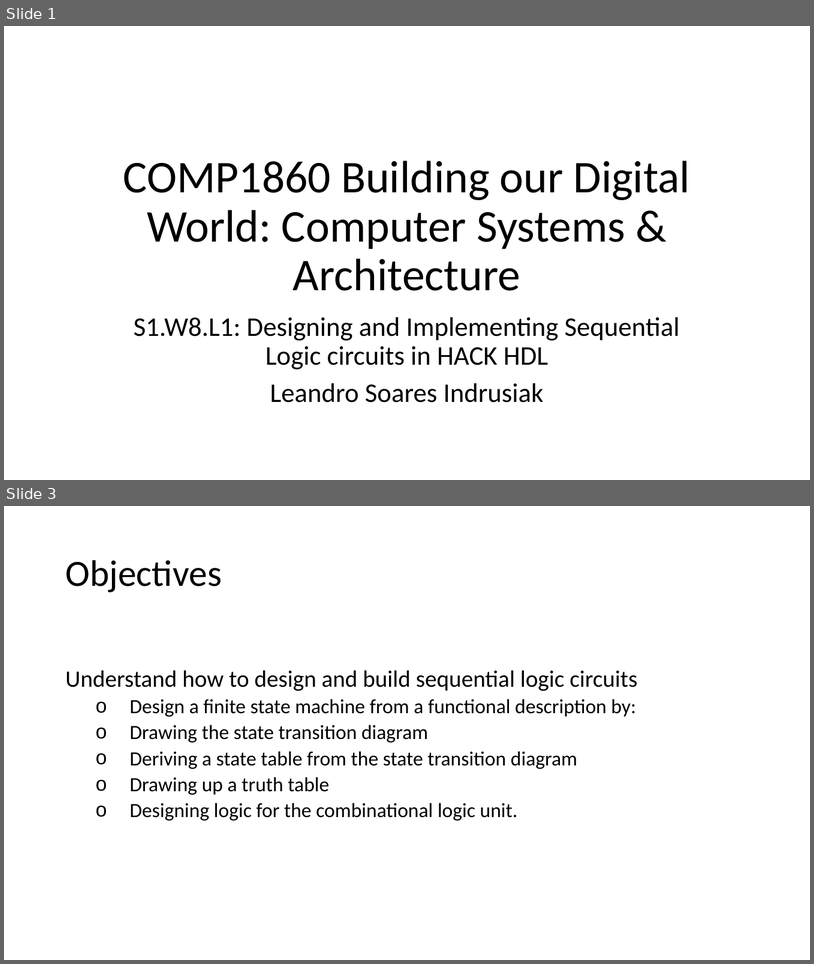
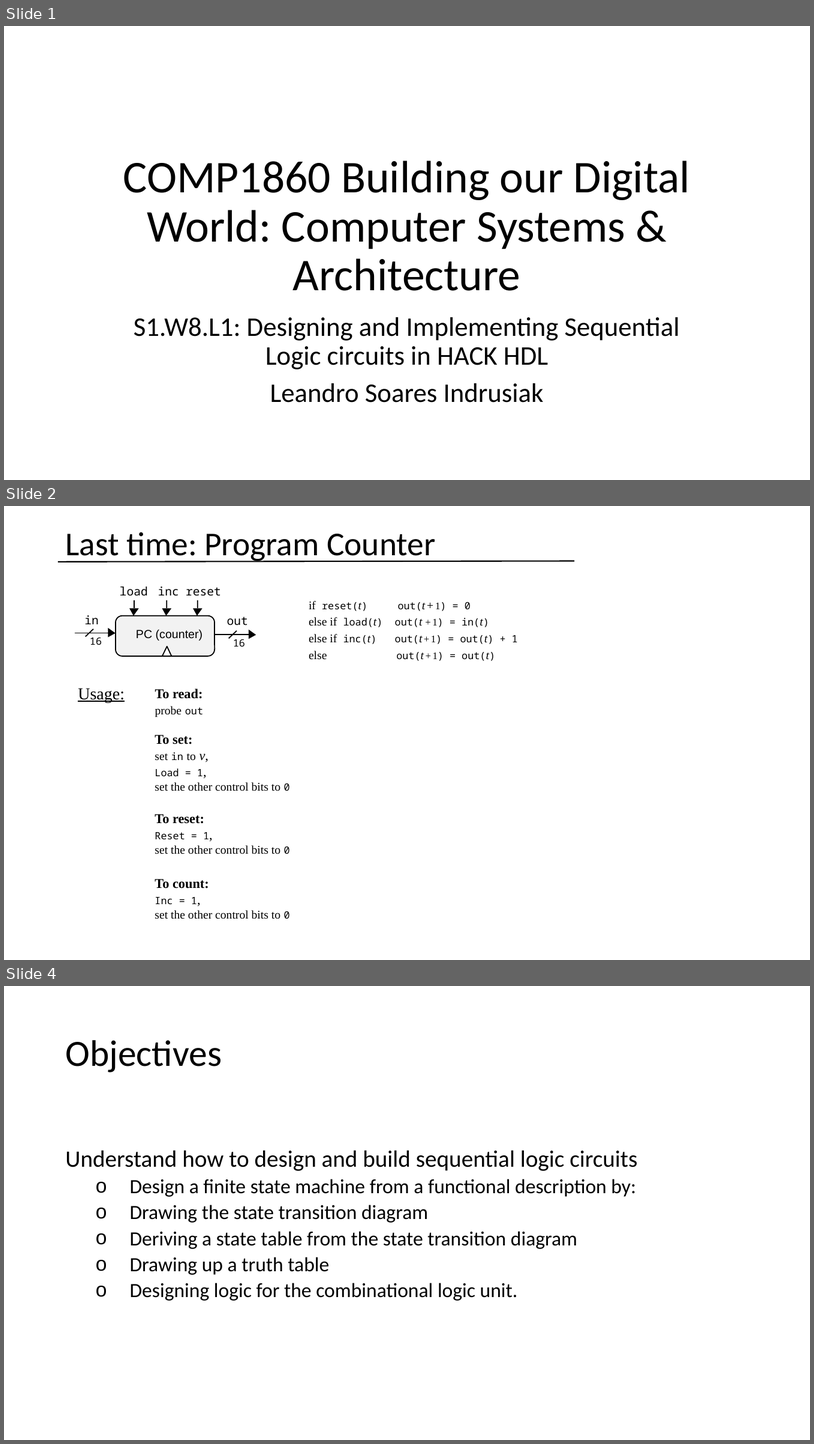
Before and after one commit to vcboy1/Leeds, a slide deck: 26fall/1860/Lecture/Week1.8/Lec 1.8.1 Designing Sequential logic circuits.pptx. Shown one above the other, each under a label of ours: slides 1 and 3 before the commit, slides 1, 2 and 4 after it; the slides between them are not shown. The pictures are 814x964 and 814x1444 pixels, drawn with LibreOffice and Linux fonts; fonts in the diff are those of the drawing. Boxes give left, top, right and bottom in pixels: in the first picture for what was removed or moved away, otherwise in the second. Text is boxed around its words. In the diff, an @@ line names an element or a change of style, - is before the commit and + after.

```diff
--- a/26fall/1860/Lecture/Week1.8/Lec 1.8.1 Designing Sequential logic circuits.pptx
+++ b/26fall/1860/Lecture/Week1.8/Lec 1.8.1 Designing Sequential logic circuits.pptx
@@ slide 2 added at [4,506,810,960], background #FFFFFF @@
@@ title added at [65,532,435,562], 39.6 pt, text #000000 @@
+Last time: Program Counter
@@ line added from (58, 562) to (575, 561), #000000 1.5 pt @@
@@ group added at [75,586,256,656]: 8 texts, 7 lines, 6 freeform shapes, 1 rounded rectangle @@
+PC (counter)
+in
+16
+out
+16
+load
+inc
+reset
@@ text added at [309,601,518,661], 12 pt, text #000000 @@
+if reset(t) out(t + 1) = 0
+else if load(t) out(t + 1) = in(t)
+else if inc(t) out(t + 1) = out(t) + 1
+else out(t + 1) = out(t)
@@ text added at [78,688,125,702], 20 pt, text #000000, underline @@
+Usage:
@@ text added at [155,688,203,717], 16 pt, text #000000 @@
+To read:
+probe out
@@ text added at [155,735,290,791], 14 pt, text #000000 @@
+To set:
+set in to v,
+Load = 1,
+set the other control bits to 0
@@ text added at [155,814,290,854], 14 pt, text #000000 @@
+To reset:
+Reset = 1,
+set the other control bits to 0
@@ text added at [155,879,290,919], 14 pt, text #000000 @@
+To count:
+Inc = 1,
+set the other control bits to 0
@@ what was slide 3 is now slide 4 @@
```
Also in this commit, not shown: 4 slides changed, 1 other slide added, 1 slide removed, 3 other files.
